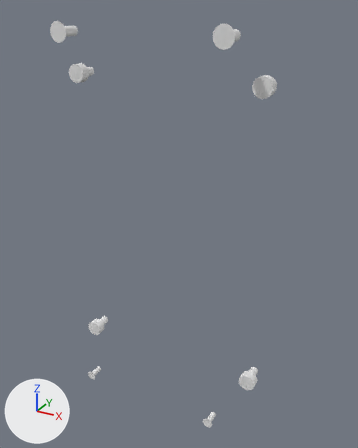
Before and after pictures for a commit that changed the glTF model assets/enclosure/pcb-cover-fasteners.glb.
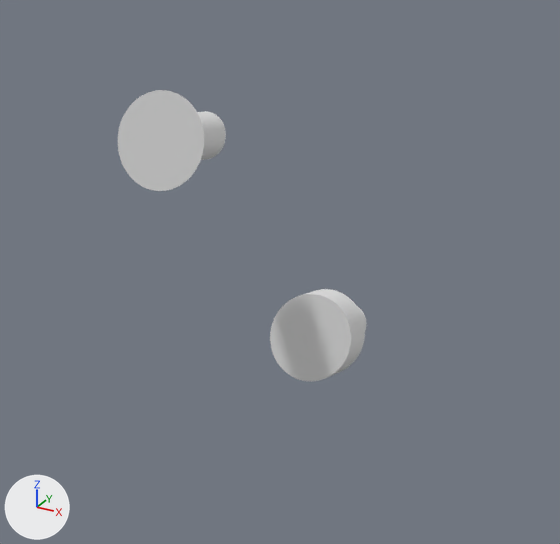
The first picture shows the older version from a 50 mm lens placed at (66.2, -113.9, 61.7), pointed at (3.2, 0.7, 4.4). The close-ups show the older and then the newer version on the part from 51% to 91% of the width and 0% to 31% of the height of that picture. Only the edits that show in the close-ups are written down. Arrows for +X, +Y and +Z are at lower left; the lights stay in place. Where no turn or scale is listed for an object, it has been applied to the vertices. Vertices at exactly the same position are counted once.

The first close-up shows 'PCB-MOUNT_TR', 'cover-screw-2'.
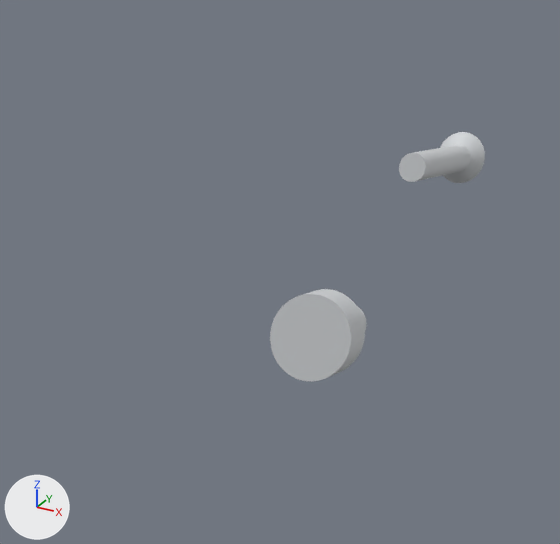
The newer file is also turned or shifted as a whole; pictures and numbers use the older file's frame.

What differs and where, as boxes [x1, y1, x2, y2] in the close-ups (560 x 544 px):
'cover-screw-2', deleted: before [118, 90, 226, 191]
'cover-screw-1.6-1', added: after [399, 132, 485, 183]
part 1 of me_pcb_mount_tl, added: after [270, 289, 367, 381]
part 2 of me_pcb_mount_tr, deleted: before [270, 289, 367, 381]

The change, as a diff of the scene's bpy script:
```diff
--- a/assets/enclosure/pcb-cover-fasteners.glb.py
+++ b/assets/enclosure/pcb-cover-fasteners.glb.py
@@ mat_fastener_001 @@
+mat_fastener_001 = principled_material('fastener.001')
+mat_fastener_001.base_color = (0.65, 0.67, 0.69)  # light grey #d3d6d8
+mat_fastener_001.roughness = 0.45
@@ mat_fastener @@
+mat_fastener = principled_material('fastener')
+mat_fastener.base_color = (0.65, 0.67, 0.69)  # light grey #d3d6d8
+mat_fastener.roughness = 0.45
@@ mat_fastener_004 @@
+mat_fastener_004 = principled_material('fastener.004')
+mat_fastener_004.base_color = (0.65, 0.67, 0.69)  # light grey #d3d6d8
+mat_fastener_004.roughness = 0.45
@@ me_pcb_mount_tl @@
 # used by ob_pcb_mount_tl; location = (0.0, 0.0, 0.0)
-me_pcb_mount_tl.from_pydata(...)  # 256 vertices, 508 faces; spans x -29.5..-24.5, y -3.3..3.2, z 42.25..47.25
+me_pcb_mount_tl.from_pydata(...)  # 256 vertices, 508 faces; spans x 24.5..29.5, y -3.3..3.2, z 42.25..47.25
+# me_pcb_mount_tl part 1: 256 vertices added at x 24.5..29.5, y -3.3..3.2, z 42.25..47.25
+# other edits to the shape of me_pcb_mount_tl do not show in these pictures
+me_pcb_mount_tl.materials.append(mat_fastener)  # light grey #d3d6d8
@@ me_pcb_mount_tr @@
 # used by ob_pcb_mount_tr; location = (0.0, 0.0, 0.0)
-me_pcb_mount_tr.from_pydata(...)  # 256 vertices, 508 faces; spans x 24.5..29.5, y -3.3..3.2, z 42.25..47.25
+me_pcb_mount_tr.from_pydata(...)  # 256 vertices, 508 faces; spans x -29.5..-24.5, y -3.3..3.2, z 42.25..47.25
+# me_pcb_mount_tr part 2: 256 vertices removed from x 24.5..29.5, y -3.3..3.2, z 42.25..47.25
+# other edits to the shape of me_pcb_mount_tr do not show in these pictures
+me_pcb_mount_tr.materials.append(mat_fastener_001)  # light grey #d3d6d8
@@ me_cone_004 @@
+me_cone_004.from_pydata(...)  # 285 vertices, 566 faces; spans x -1.5..1.5, y -9.65..0.35, z -1.5..1.5
+me_cone_004.materials.append(mat_fastener_004)  # light grey #d3d6d8
@@ ob_cover_screw_2 @@
-ob_cover_screw_2 = bpy.data.objects.new('cover-screw-2', me_cone_017)
-ob_cover_screw_2.location = (22.0, -13.97, 56.0)
@@ ob_cover_screw_1_6_1 @@
+ob_cover_screw_1_6_1 = bpy.data.objects.new('cover-screw-1.6-1', me_cone_004)
+ob_cover_screw_1_6_1.location = (30.6, 11.85, 54.0)
```
